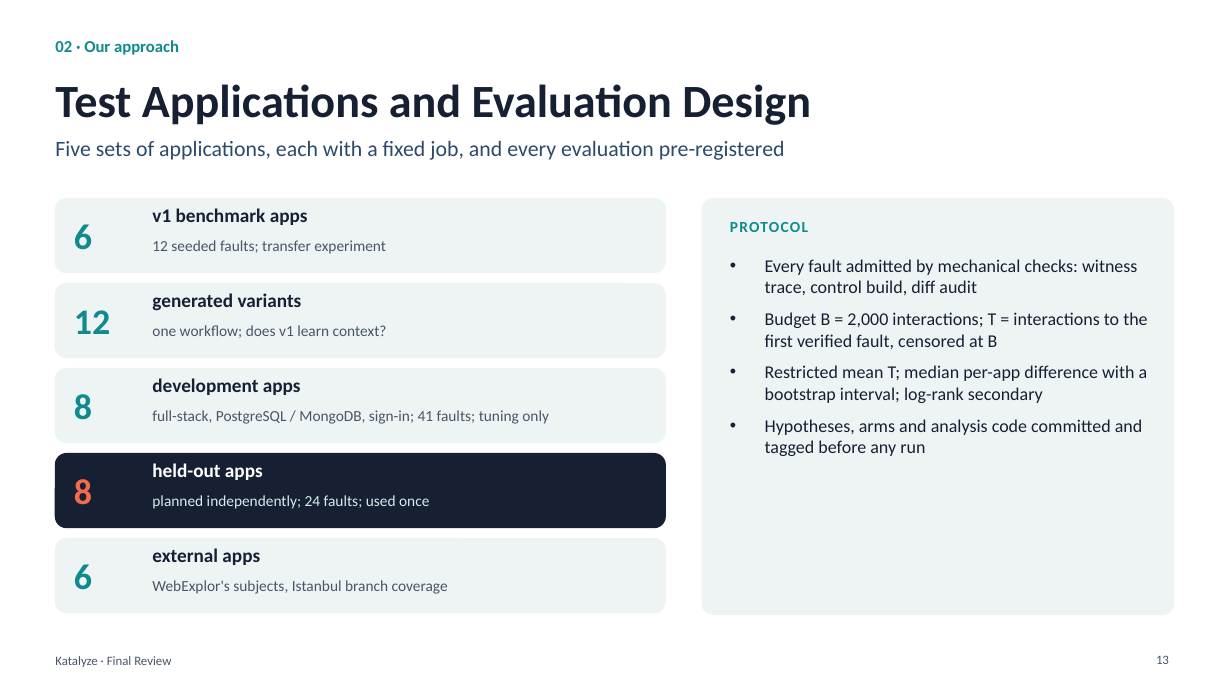
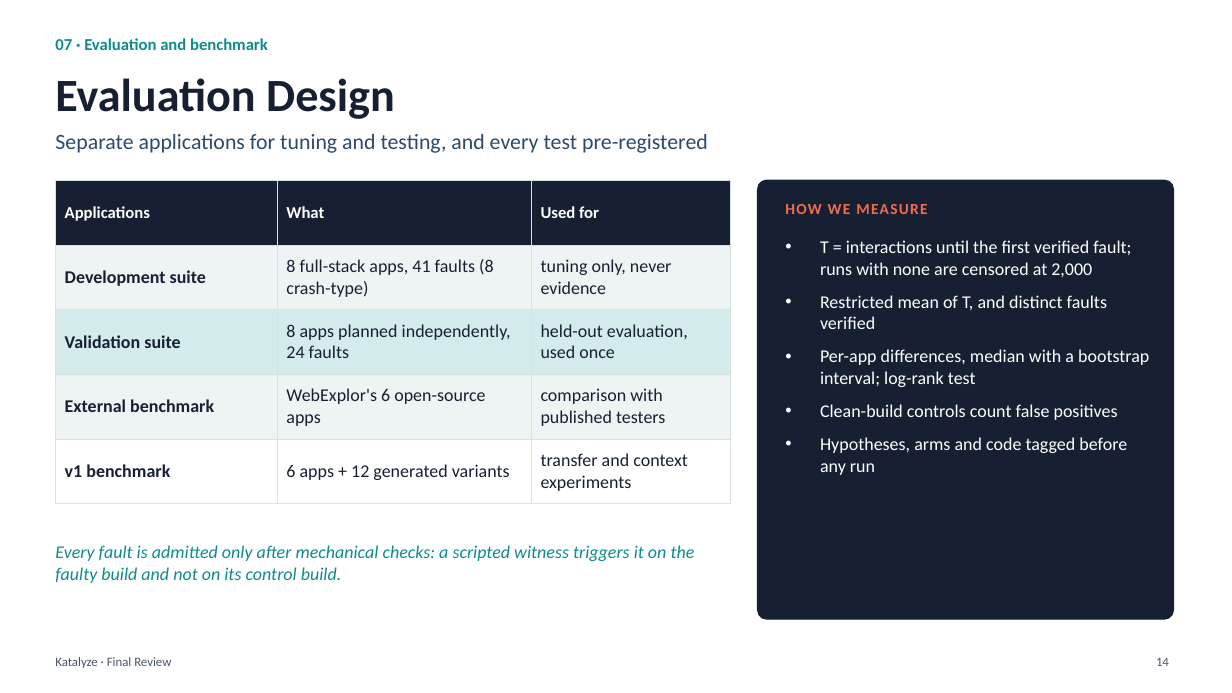
Before and after one commit to Rustlogan2k/Autonomous-web-testing-agent, a slide deck: slide 14 of Katalyze_Final_Review.pptx (slide 13 before the commit). Drawn at 1232x693 pixels with LibreOffice and Linux fonts; fonts in the diff are those of the drawing. Boxes give left, top, right and bottom in pixels: in the first picture for what was removed or moved away, otherwise in the second. Text is boxed around its words. In the diff, an @@ line names an element or a change of style, - is before the commit and + after.

```diff
--- a/Katalyze_Final_Review.pptx
+++ b/Katalyze_Final_Review.pptx
@@ text removed at (55, 40, 179, 55) @@
-02 · Our approach
@@ text added at (55, 38, 268, 50), 13 pt, text #0F8B8D, bold @@
+07 · Evaluation and benchmark
@@ title at (55, 78, 395, 119): text changed @@
-Test Applications and Evaluation Design
+Evaluation Design
@@ text at (55, 134, 708, 153): text changed @@
-Five sets of applications, each with a fixed job, and every evaluation pre-registered
+Separate applications for tuning and testing, and every test pre-registered
@@ rounded rectangle removed at (55, 199, 665, 273) @@
@@ table added at (55, 180, 730, 495), 5 rows, 3 columns @@
+Applications | What | Used for
+Development suite | 8 full-stack apps, 41 faults (8 crash-type) | tuning only, never evidence
+Validation suite | 8 apps planned independently, 24 faults | held-out evaluation, used once
+External benchmark | WebExplor's 6 open-source apps | comparison with published testers
+v1 benchmark | 6 apps + 12 generated variants | transfer and context experiments
@@ text removed at (152, 208, 308, 225) @@
-v1 benchmark apps
@@ rounded rectangle: place and size @@
-rounded rectangle at (702, 199, 1174, 615)
+rounded rectangle at (758, 180, 1174, 619)
@@ rounded rectangle at (758, 180, 1174, 619): fill #EEF4F4 to #172033; outline #EEF4F4 1 pt to #172033 1 pt; proportions changed @@
@@ text added at (785, 204, 927, 214), 12 pt, text #F26B4F, bold @@
+HOW WE MEASURE
@@ text removed at (74, 224, 92, 250) @@
-6
@@ text removed at (730, 222, 808, 232) @@
-PROTOCOL
@@ text removed at (152, 240, 386, 254) @@
-12 seeded faults; transfer experiment
@@ text at (820, 240, 1149, 475): text changed; text colour #172033 to #FFFFFF @@
-• Every fault admitted by mechanical checks: witness trace, control build, diff audit
-• Budget B = 2,000 interactions; T = interactions to the first verified fault, censored at B
-• Restricted mean T; median per-app difference with a bootstrap interval; log-rank secondary
-• Hypotheses, arms and analysis code committed and tagged before any run
+• T = interactions until the first verified fault; runs with none are censored at 2,000
+• Restricted mean of T, and distinct faults verified
+• Per-app differences, median with a bootstrap interval; log-rank test
+• Clean-build controls count false positives
+• Hypotheses, arms and code tagged before any run
@@ rounded rectangle removed at (55, 284, 665, 358) @@
@@ text removed at (152, 293, 302, 311) @@
-generated variants
@@ text removed at (74, 310, 110, 334) @@
-12
@@ text removed at (152, 325, 387, 338) @@
-one workflow; does v1 learn context?
@@ rounded rectangle removed at (55, 369, 665, 443) @@
@@ text removed at (152, 378, 301, 395) @@
-development apps
@@ text removed at (74, 394, 92, 420) @@
-8
@@ text removed at (152, 410, 549, 424) @@
-full-stack, PostgreSQL / MongoDB, sign-in; 41 faults; tuning only
@@ rounded rectangle removed at (55, 454, 665, 528) @@
@@ text removed at (74, 479, 92, 505) @@
-8
@@ text removed at (152, 463, 263, 480) @@
-held-out apps
@@ text removed at (152, 495, 429, 509) @@
-planned independently; 24 faults; used once
@@ rounded rectangle removed at (55, 539, 665, 613) @@
@@ text added at (55, 545, 695, 583), 14 pt, text #0F8B8D, italic @@
+Every fault is admitted only after mechanical checks: a scripted witness triggers it on the faulty build and not on its control build.
@@ text removed at (74, 564, 92, 590) @@
-6
@@ text removed at (152, 548, 260, 565) @@
-external apps
@@ text removed at (152, 580, 448, 594) @@
-WebExplor's subjects, Istanbul branch coverage
@@ page number at (1156, 658, 1169, 666): text changed @@
-13
+14
```
Also in this commit, not shown: 11 other slides changed, 13 slides added, 12 slides removed.
